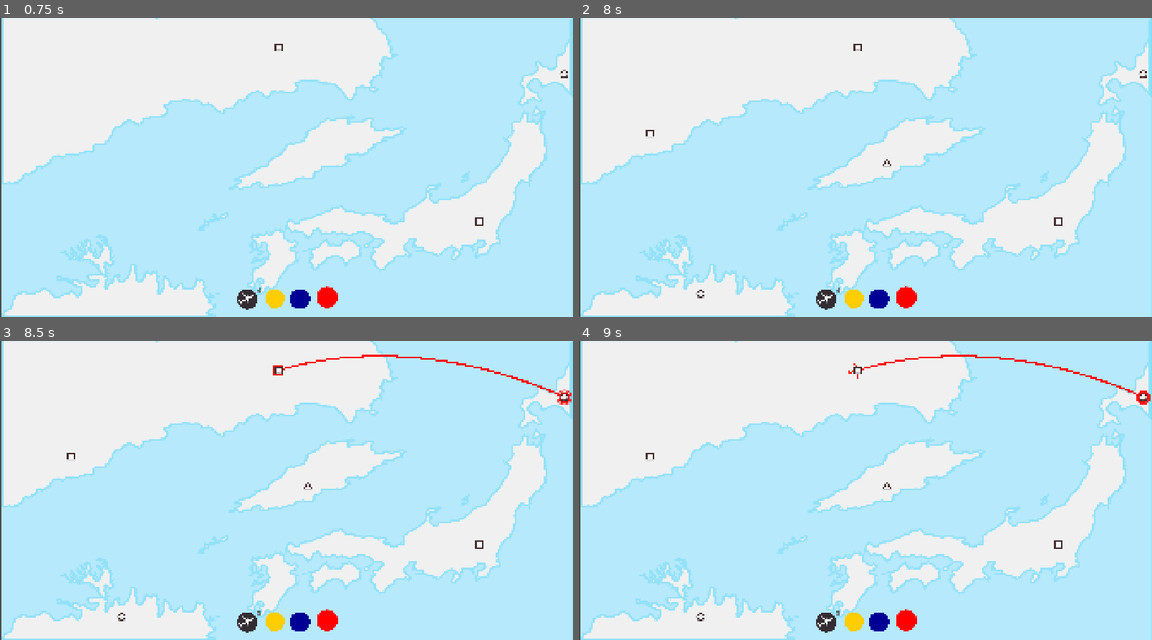
Above: before the commit, frames 1-4 (two rows, left to right).
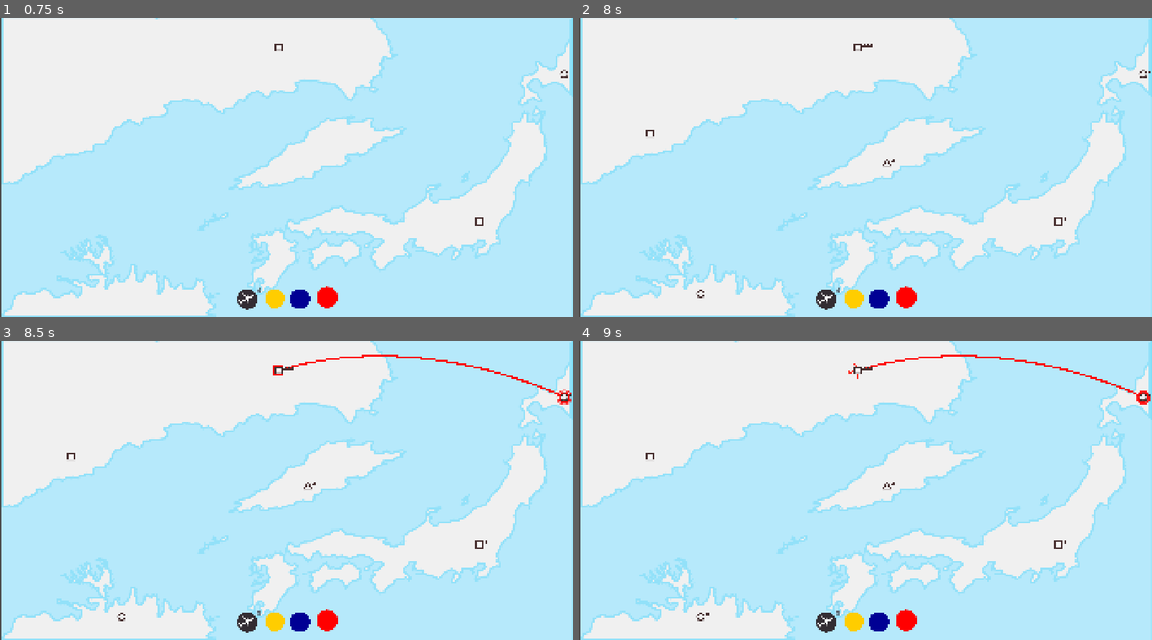
Above: after the commit, the same moments.

Repository: top-it-090304/Holding-Pattern
Game: Godot game, scene res://scene/Main.tscn
Same seed, same stepped clock (60 frames per second), same inputs: the game is played once before the commit and once after it.
Inputs (mouse positions are in pixels of both pictures, inside the frame that each line leads up to):
- Up to frame 1 (0.75 s): click (275, 299) at 0.5 s
- Up to frame 2 (8 s): click (876, 299) at 1.25 s; click (905, 296) at 2 s; click (854, 299) at 2.75 s; click (876, 299) at 3.5 s; click (905, 296) at 4.25 s; click (854, 299) at 5 s; click (876, 299) at 5.75 s; click (905, 296) at 6.5 s; tap Enter at 7.25 s; drag from (825, 299) to (859, 47) at 7.27 s
- Up to frame 3 (8.5 s): tap Space at 8 s; drag from (280, 370) to (561, 397) at 8.02 s
- Up to frame 4 (9 s): click (1140, 397) at 8.92 s

Frame 1 is identical in both runs. In frame 2, less than 0.1% of the frame differs, in the area x 49-100%, y 8-68%; in frame 3, less than 0.1%; in frame 4, less than 0.1%, in the area x 22-100%, y 8-92%.

Commit message:
feat: Add passenger on airport

Diff:
--- a/scripts/Airport.gd
+++ b/scripts/Airport.gd
@@ -32,15 +32,18 @@
 
 func _draw():
 	if stroke_radius > 3:
-		_draw_shape_outline(stroke_radius, stroke_color, 15.0)
+		_draw_stroke(stroke_radius, stroke_color, 15.0)
 
 	if pulse_radius > 0:
 		var p_color = pulse_color
 		p_color.a = pulse_alpha
 		draw_arc(Vector2.ZERO, pulse_radius, 0, PI*2, 64, p_color, 3.0, true)
 
+	_draw_passengers()
+
+
 ## контур обводка
-func _draw_shape_outline(radius: float, color: Color, line_width: float):
+func _draw_stroke(radius: float, color: Color, line_width: float):
 	match my_shape:
 		GameData.ShapeType.CIRCLE:
 			draw_arc(Vector2.ZERO, radius, 0, PI*2, 64, color, line_width, true)
@@ -90,8 +93,64 @@
 			airport_selected.emit(self)
 
 ## пассажиры
-func add_pasenger():
+func spawn_passenger():
+	var current_shapes = []
+	for shape in GameData.ShapeType.values():
+		if shape != my_shape:
+			current_shapes.append(shape)
+
+	var passenger_shape = current_shapes.pick_random()
+	passengers.append(passenger_shape)
+	queue_redraw()
+
+
+
+
+func _draw_passengers():
+	var start_pos = Vector2(22, -8)
+	var spacing = 12
+	var max_in_row = 7
+	var passenger_color = Color(0.282, 0.188, 0.188, 1.0)
+	var p_size = 5.5
+
+
+	for i in range(passengers.size()):
+		var shape = passengers[i]
+		var row = int(i / max_in_row)
+		var col = i % max_in_row
+		var pos
+		var revers_col
+
+		if i == 6:
+			start_pos = Vector2(23, -4)
+			pos = start_pos + Vector2(col * spacing, row * spacing)
+
+		if i > 6:
+			start_pos = Vector2(10, -4)
+			revers_col = (max_in_row - 1) - col
+			pos = start_pos + Vector2(revers_col * spacing, row * spacing)
+
+		if i < 6:
+			start_pos = Vector2(22, -8)
+			pos = start_pos + Vector2(col * spacing, row * spacing)
+
+		if i > 12:
+			break
+
+
+		match shape:
+			GameData.ShapeType.CIRCLE:
+				draw_circle(pos, p_size, passenger_color)
+			GameData.ShapeType.SQUARE:
+				var rect = Rect2(pos - Vector2(p_size, p_size), Vector2(p_size * 2, p_size * 2))
+				draw_rect(rect, passenger_color, true)
+			GameData.ShapeType.TRIANGLE:
+				var points = PackedVector2Array([
+					pos + Vector2(0, -p_size * 1.2),
+					pos + Vector2(p_size * 1.1, p_size),
+					pos + Vector2(-p_size * 1.1, p_size)
+				])
+				draw_colored_polygon(points, passenger_color)
+
+func remove_passenger():
 	pass
-
-func remove_pasenger():
-	pass
--- a/scripts/Main.gd
+++ b/scripts/Main.gd
@@ -25,6 +25,12 @@
 
 	for i in range(3):
 		spawn_airport()
+
+	var passenger_timer = Timer.new()
+	passenger_timer.wait_time = 1.0 # Каждые 3 секунды появляется пассажир
+	passenger_timer.autostart = true
+	passenger_timer.timeout.connect(_on_passenger_timer_timeout)
+	add_child(passenger_timer)
 
 func _input(event):
 	if event is InputEventMouseButton:
@@ -95,6 +101,16 @@
 	selected_airport = airport
 	is_drawing = true
 
+func _on_passenger_timer_timeout():
+	var airports = get_tree().get_nodes_in_group("airports")
+	if airports.is_empty(): return
+
+	# Выбираем случайную станцию
+	var random_airport = airports.pick_random()
+
+	# Спавним на ней пассажира
+	random_airport.spawn_passenger()
+
 ## кнопки
 func _on_yb_toggled(_t):
 	lines_data["current color"] = "yellow"
